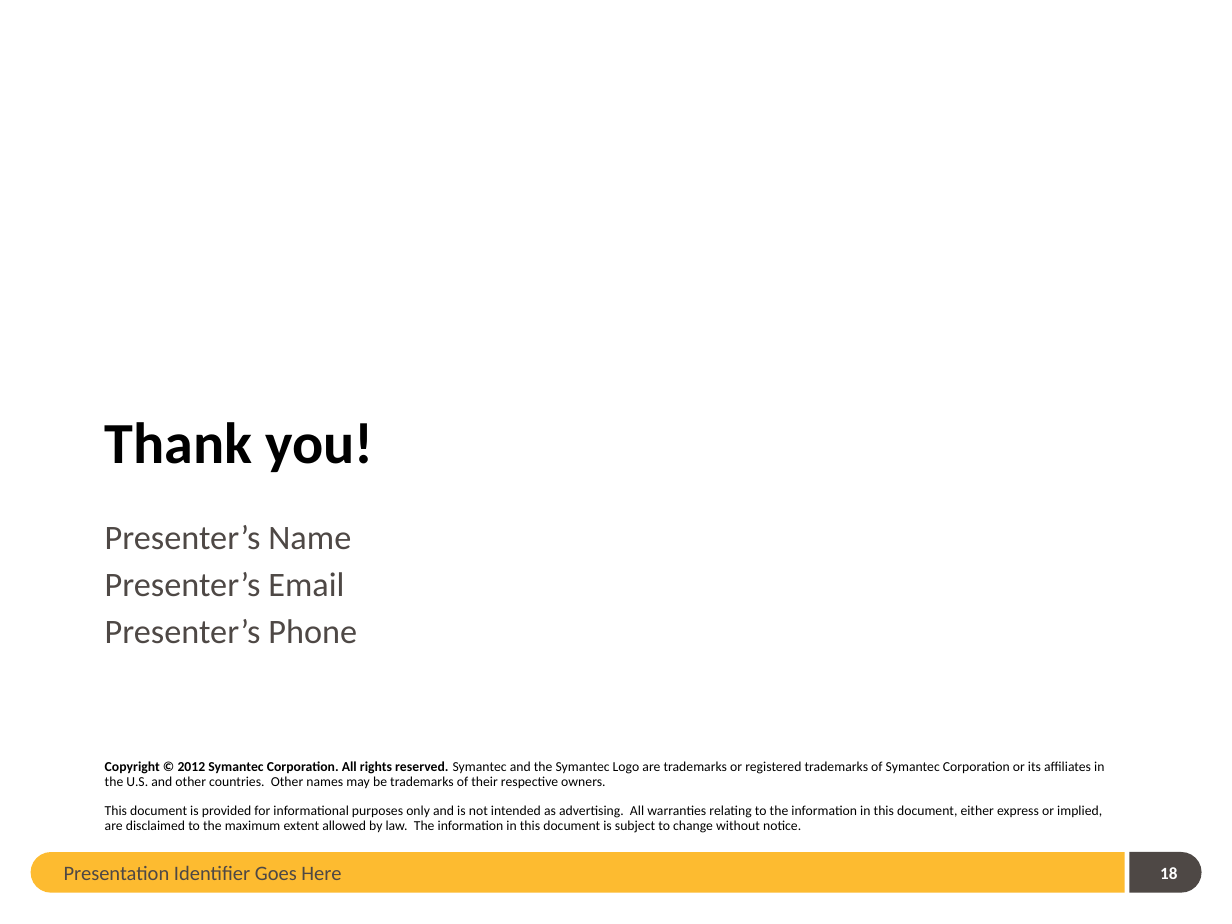
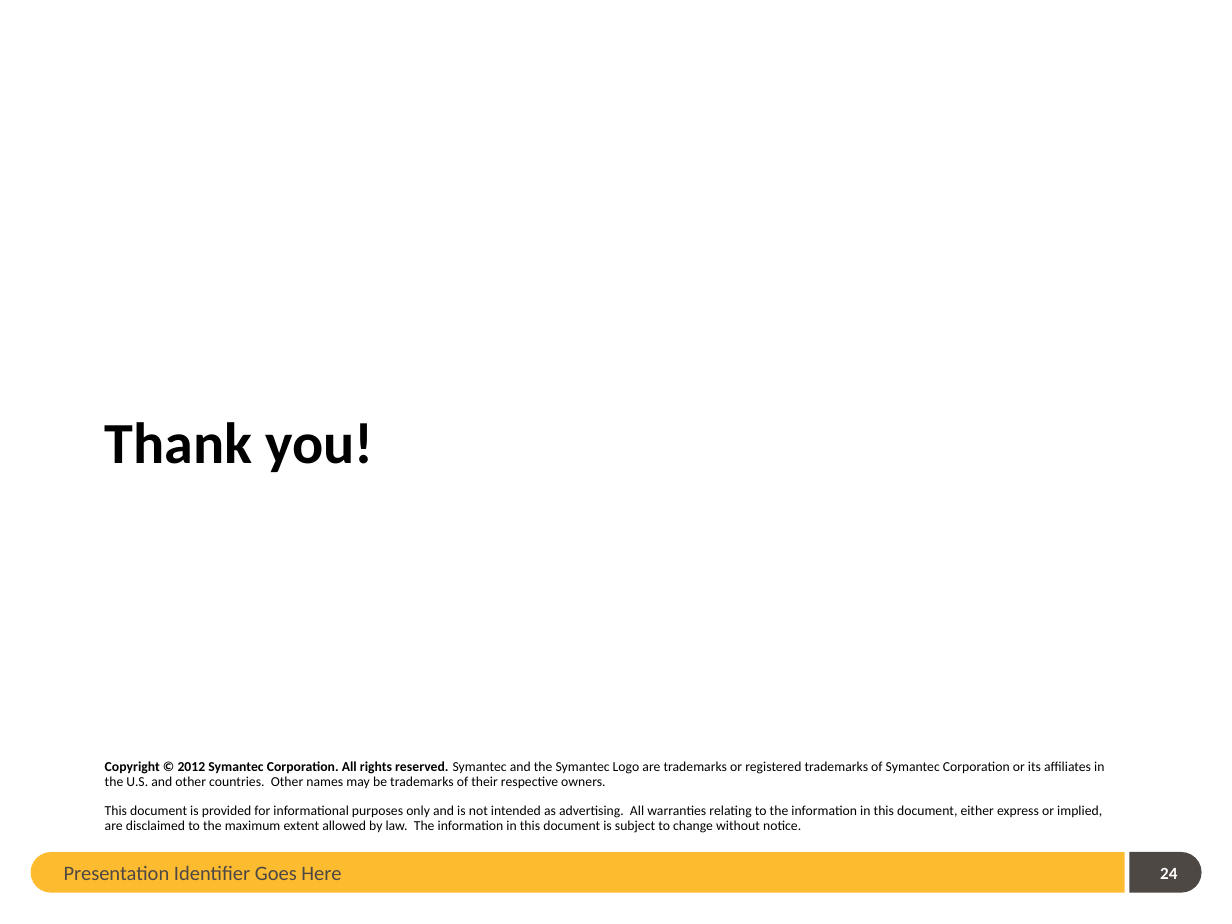
Before and after one commit to guangweiqiao/EIMS, a slide deck: slide 24 of EIMS/doc/JSHint TOI.pptx (slide 18 before the commit). Drawn at 1232x924 pixels with LibreOffice and Linux fonts; fonts in the diff are those of the drawing; background and template pictures are left out. Boxes give left, top, right and bottom in pixels: in the first picture for what was removed or moved away, otherwise in the second. Text is boxed around its words. In the diff, an @@ line names an element or a change of style, - is before the commit and + after.

```diff
--- a/EIMS/doc/JSHint TOI.pptx
+++ b/EIMS/doc/JSHint TOI.pptx
@@ subtitle removed at box(105, 525, 357, 644) @@
-Presenter’s Name
-Presenter’s Email
-Presenter’s Phone
@@ page number at box(1160, 868, 1177, 879): text changed @@
-18
+24
```
Also in this commit, not shown: 6 slides added.
